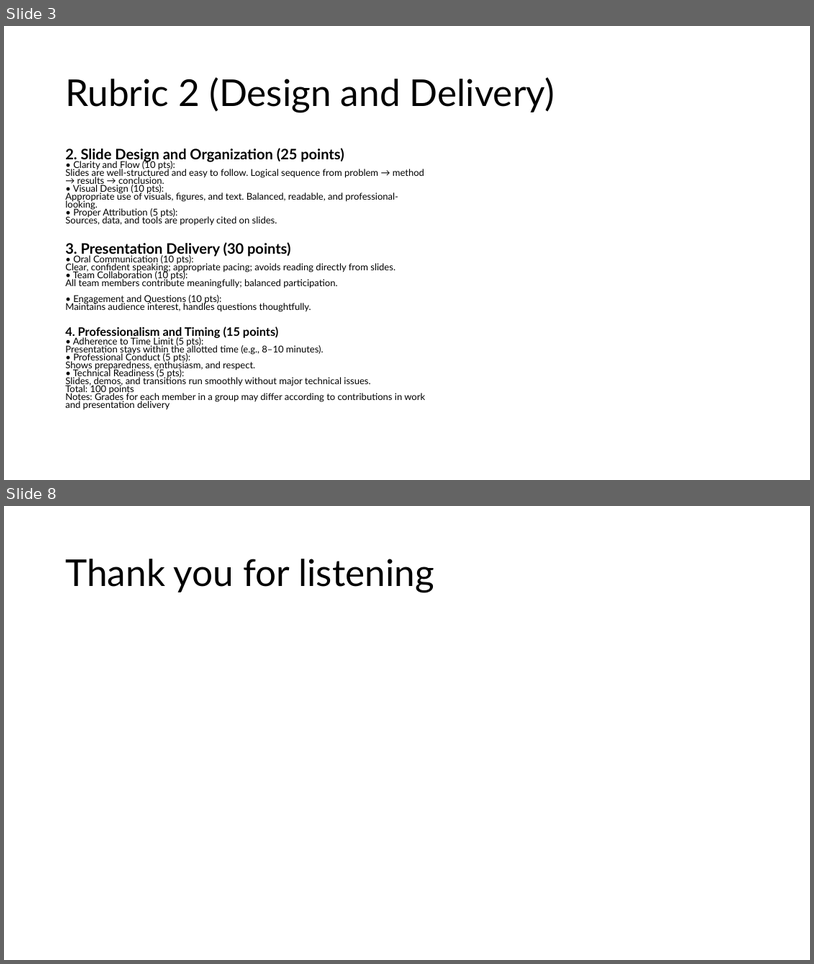
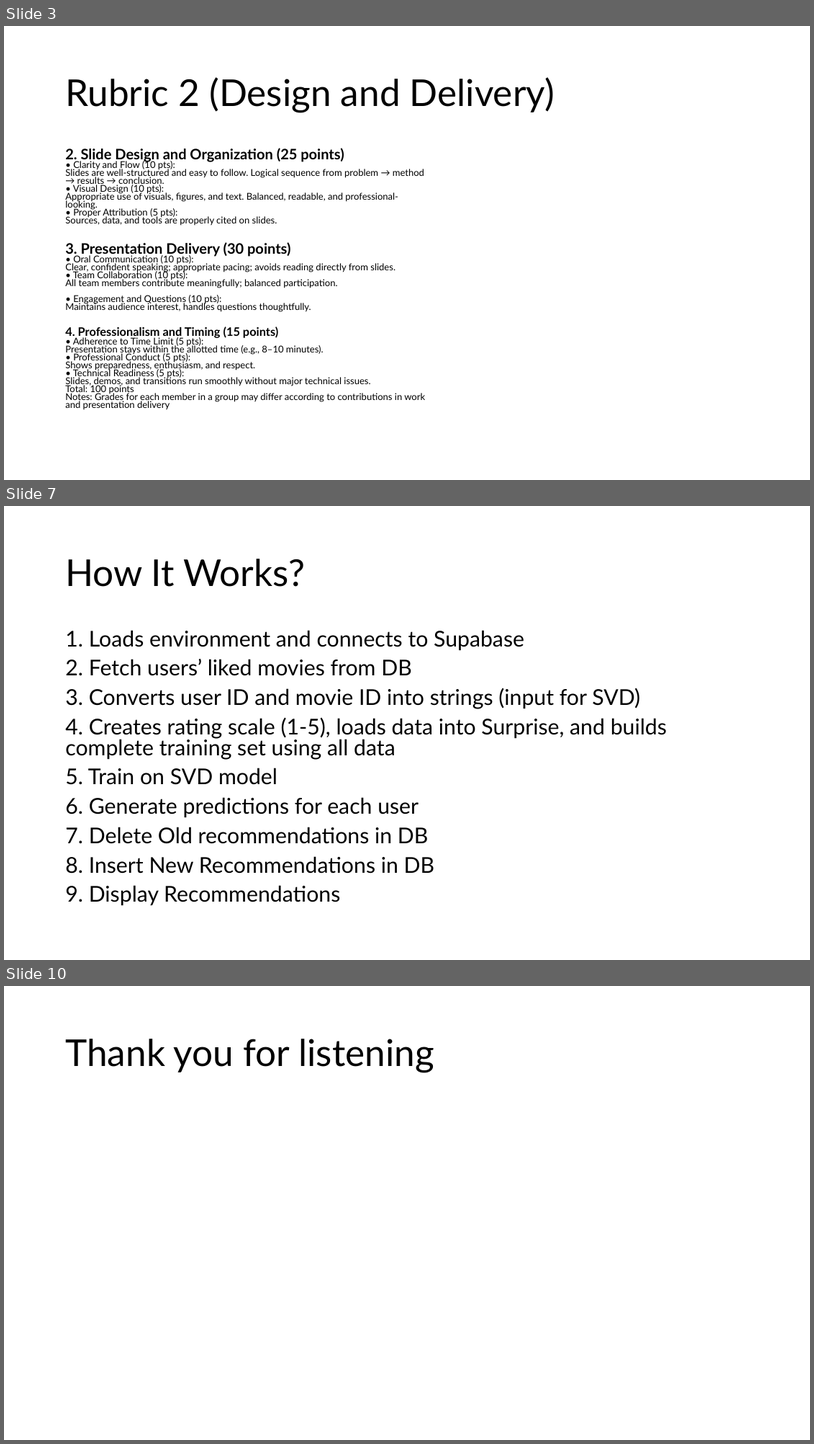
Before and after one commit to RaiiDeNx7/MovieMeter, a slide deck: Documentation/Final Presentation Slides.pptx. Shown one above the other, each under a label of ours: slides 3 and 8 before the commit, slides 3, 7 and 10 after it; the slides between them are not shown. The pictures are 814x964 and 814x1444 pixels, drawn with LibreOffice and Linux fonts; fonts in the diff are those of the drawing. Boxes give left, top, right and bottom in pixels: in the first picture for what was removed or moved away, otherwise in the second. Text is boxed around its words. In the diff, an @@ line names an element or a change of style, - is before the commit and + after.

```diff
--- a/Documentation/Final Presentation Slides.pptx
+++ b/Documentation/Final Presentation Slides.pptx
@@ slide 7 added at <box>4,506,810,960</box>, background #FFFFFF @@
@@ title added at <box>65,559,305,587</box>, 44 pt, text #000000 @@
+How It Works?
@@ text added at <box>65,630,667,906</box>, 25.9 pt, text #000000 @@
+1. Loads environment and connects to Supabase
+2. Fetch users’ liked movies from DB
+3. Converts user ID and movie ID into strings (input for SVD)
+4. Creates rating scale (1-5), loads data into Surprise, and builds complete training set using all data
+5. Train on SVD model
+6. Generate predictions for each user
+7. Delete Old recommendations in DB
+8. Insert New Recommendations in DB
+9. Display Recommendations
@@ what was slide 8 is now slide 10 @@
```
Also in this commit, not shown: 4 slides changed, 1 other slide added, 4 other files.
